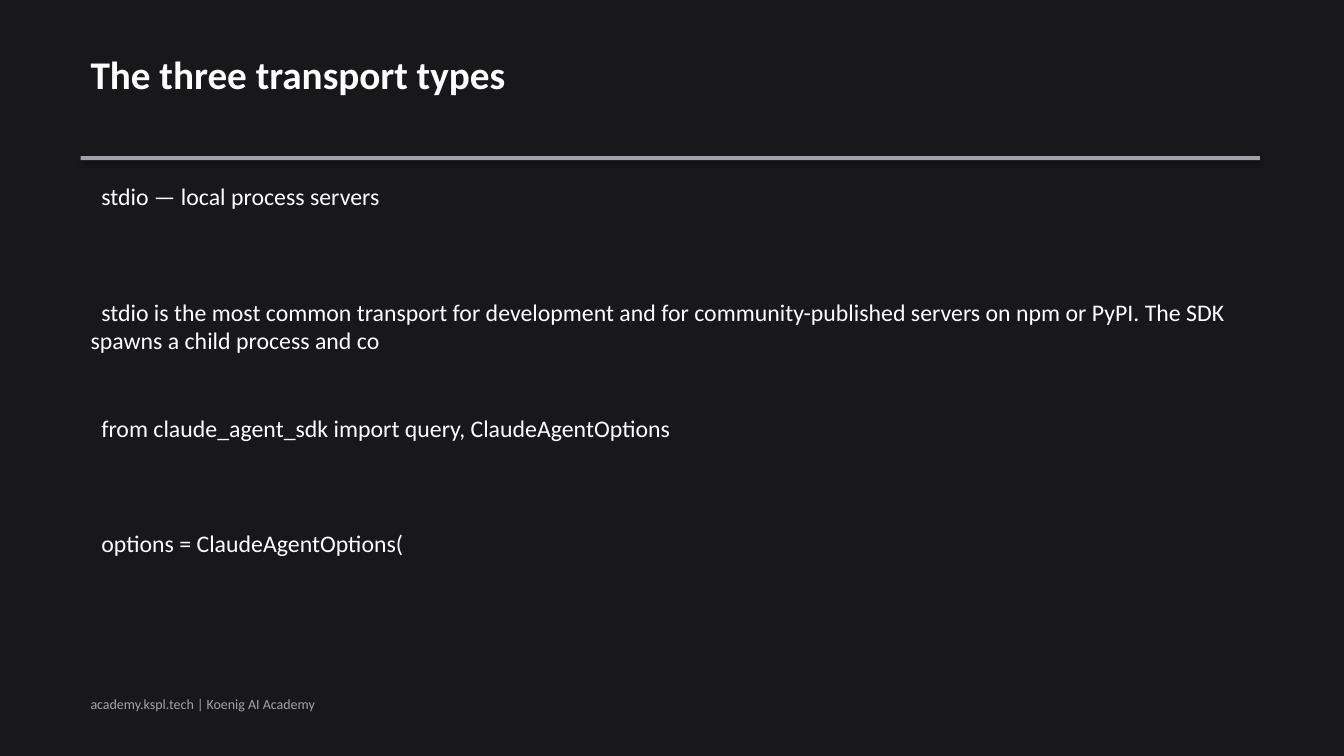
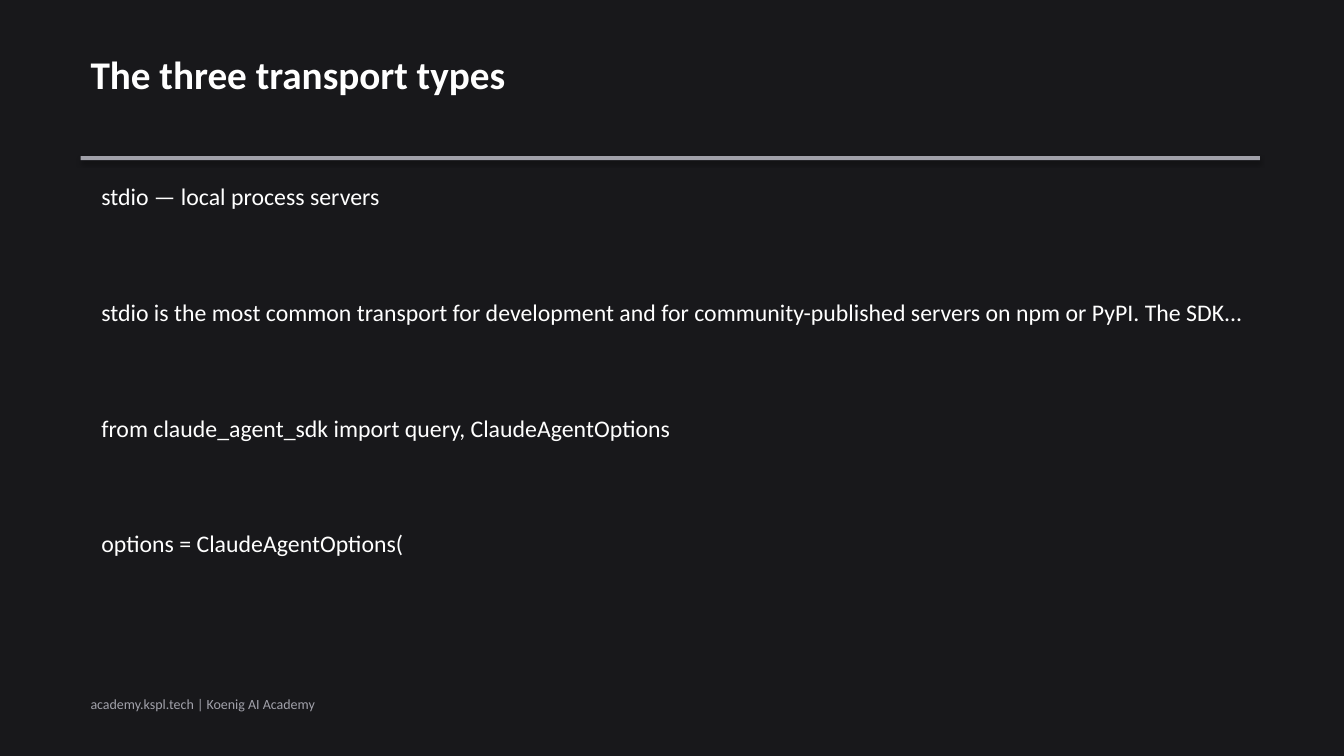
Before and after one commit to Koenig-Solutions-Private-Limited/koenig-ai-org, a slide deck: slide 4 of vault/courses/production-agents-claude-agent-sdk-mcp-connector/ch03-slides.pptx. Drawn at 1344x756 pixels with LibreOffice and Linux fonts; fonts in the diff are those of the drawing. Boxes give left, top, right and bottom in pixels: in the first picture for what was removed or moved away, otherwise in the second. Text is boxed around its words. In the diff, an @@ line names an element or a change of style, - is before the commit and + after.

```diff
--- a/vault/courses/production-agents-claude-agent-sdk-mcp-connector/ch03-slides.pptx
+++ b/vault/courses/production-agents-claude-agent-sdk-mcp-connector/ch03-slides.pptx
@@ text at (101, 304, 1242, 325): text changed @@
-stdio is the most common transport for development and for community-published servers on npm or PyPI. The SDK spawns a child process and co
+stdio is the most common transport for development and for community-published servers on npm or PyPI. The SDK...
```
Also in this commit, not shown: 4 other slides changed, 6 other files.
